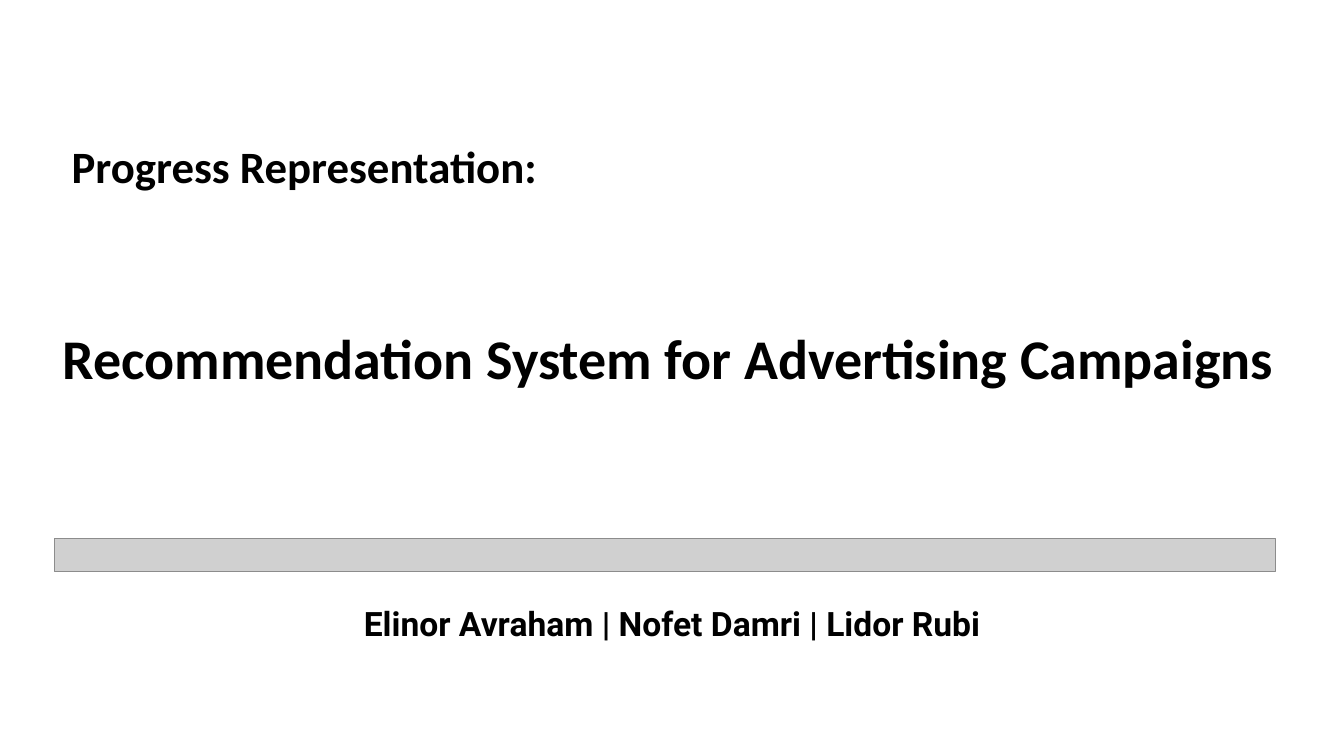
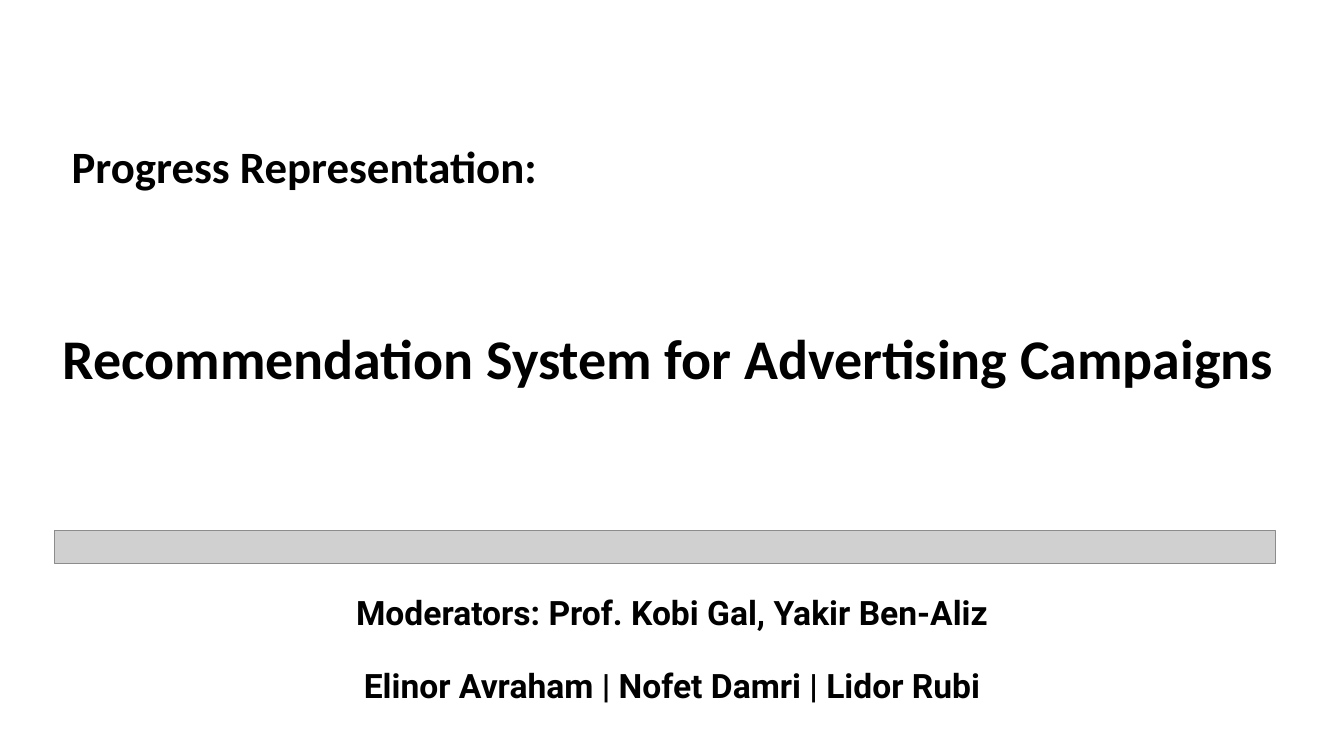
Before and after one commit to elinorav/Recommendation-System, a slide deck: slide 1 of Docs/Progress presentation 30.11.21.pptx. Drawn at 1344x756 pixels with LibreOffice and Linux fonts; fonts in the diff are those of the drawing; grey boxes stand for pictures; background and template pictures are left out. Boxes give left, top, right and bottom in pixels: in the first picture for what was removed or moved away, otherwise in the second. Text is boxed around its words. In the diff, an @@ line names an element or a change of style, - is before the commit and + after.

```diff
--- a/Docs/Progress presentation 30.11.21.pptx
+++ b/Docs/Progress presentation 30.11.21.pptx
@@ picture: place and size @@
-picture at [54, 539, 1275, 573]
+picture at [54, 530, 1275, 564]
@@ text "Moderators: Prof. Kobi Gal, Yakir ...": place and size @@
-text "Moderators: Prof. Kobi Gal, Yakir ..." at [364, 610, 980, 637]
+text "Moderators: Prof. Kobi Gal, Yakir ..." at [356, 599, 988, 699]
@@ text at [356, 599, 988, 631]: paragraph added @@
+Moderators: Prof. Kobi Gal, Yakir Ben-Aliz
```
